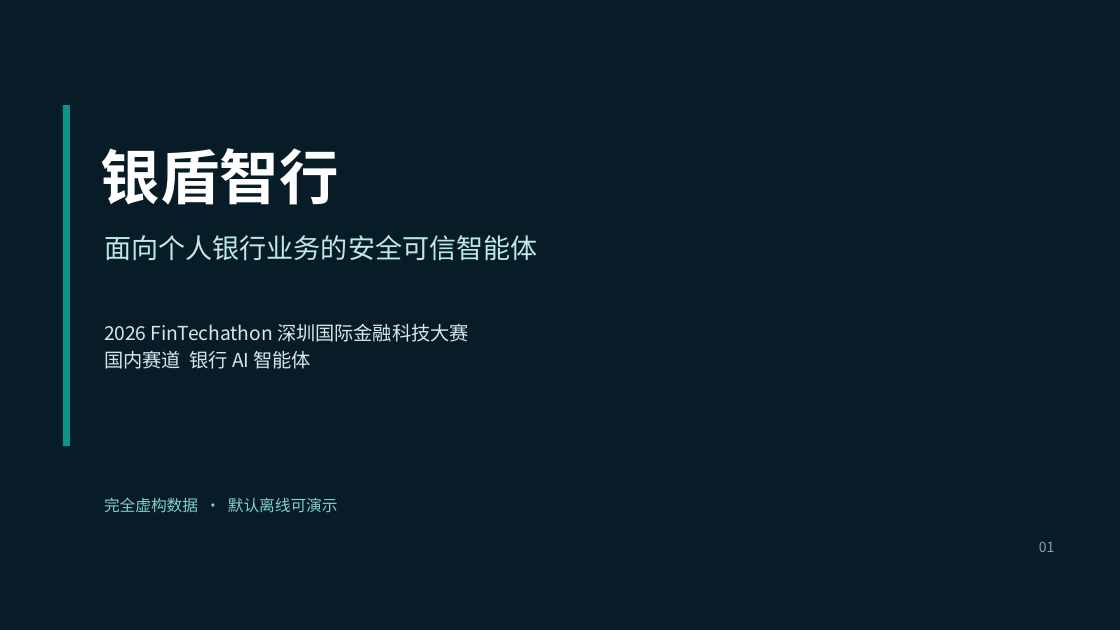
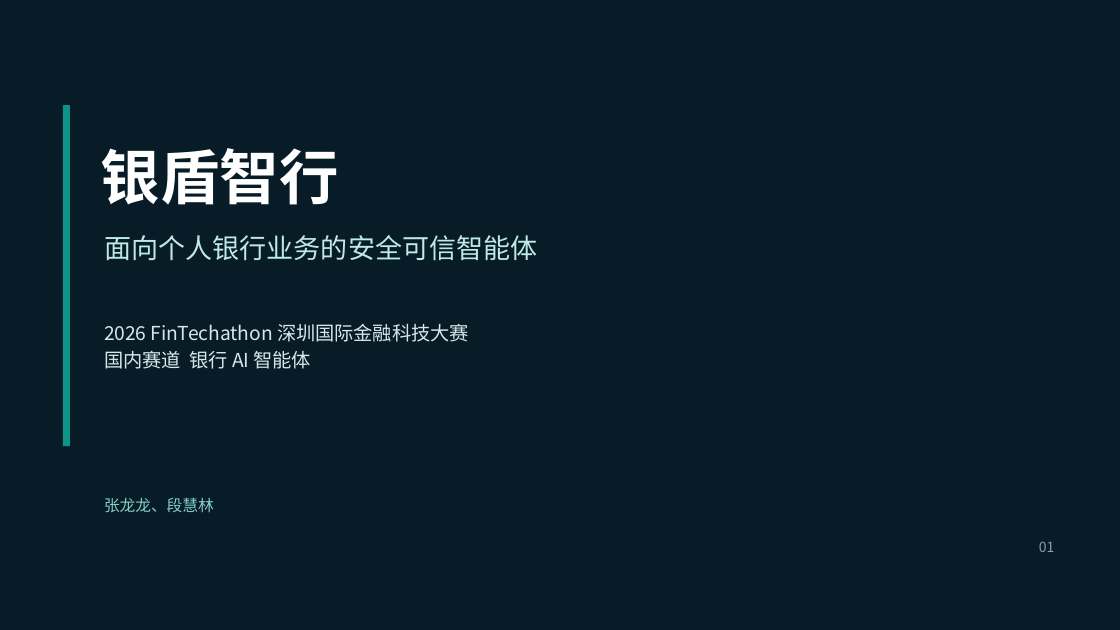
Before and after one commit to zhanglonglong01/silver-shield-banking-agent, a slide deck: slide 1 of submission/02-银盾智行-答辩材料.pptx. Drawn at 1120x630 pixels with LibreOffice and Linux fonts; fonts in the diff are those of the drawing. Boxes give left, top, right and bottom in pixels: in the first picture for what was removed or moved away, otherwise in the second. Text is boxed around its words. In the diff, an @@ line names an element or a change of style, - is before the commit and + after.

```diff
--- a/submission/02-银盾智行-答辩材料.pptx
+++ b/submission/02-银盾智行-答辩材料.pptx
@@ text at <box>104,498,214,512</box>: text changed @@
-完全虚构数据 · 默认离线可演示
+张龙龙、段慧林
```
Also in this commit, not shown: 2 other slides changed, 2 other files.
